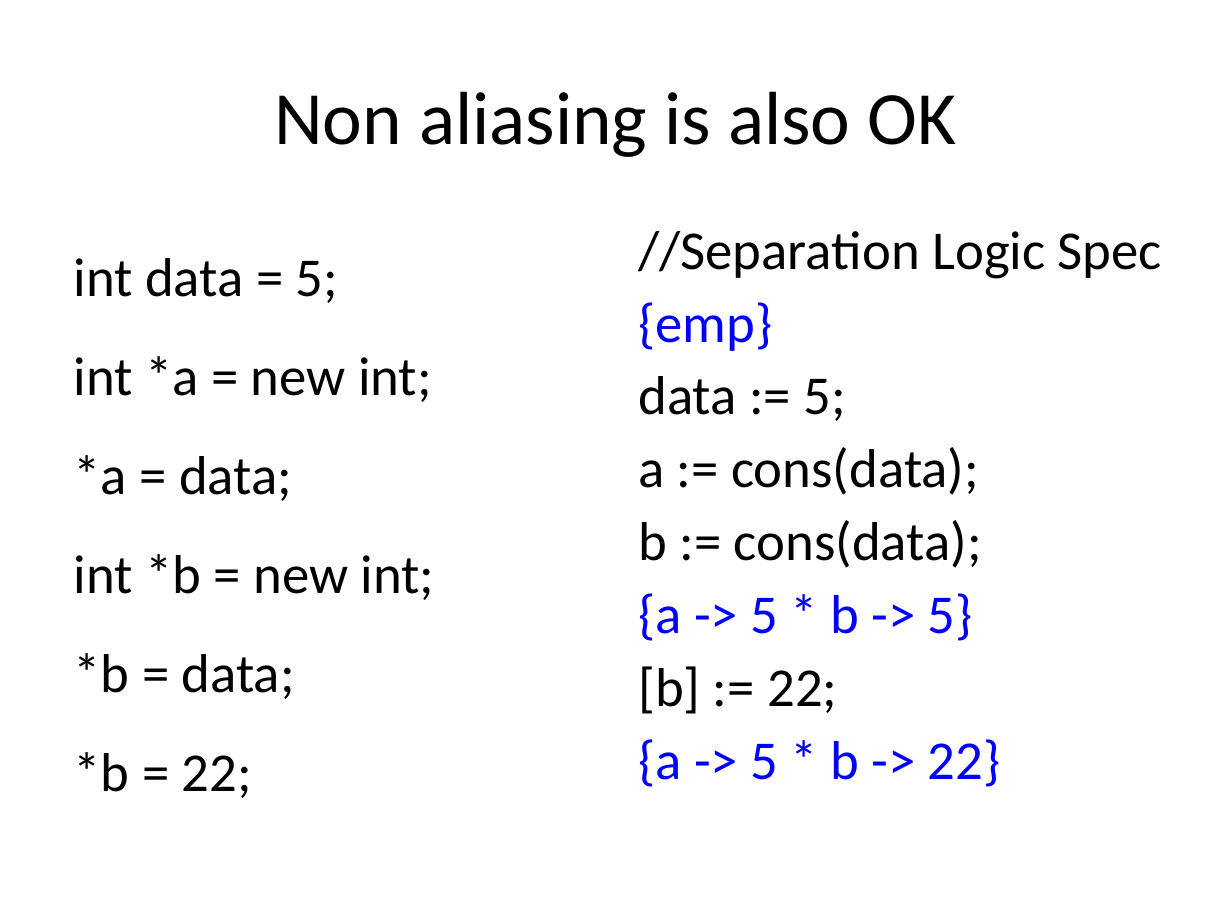
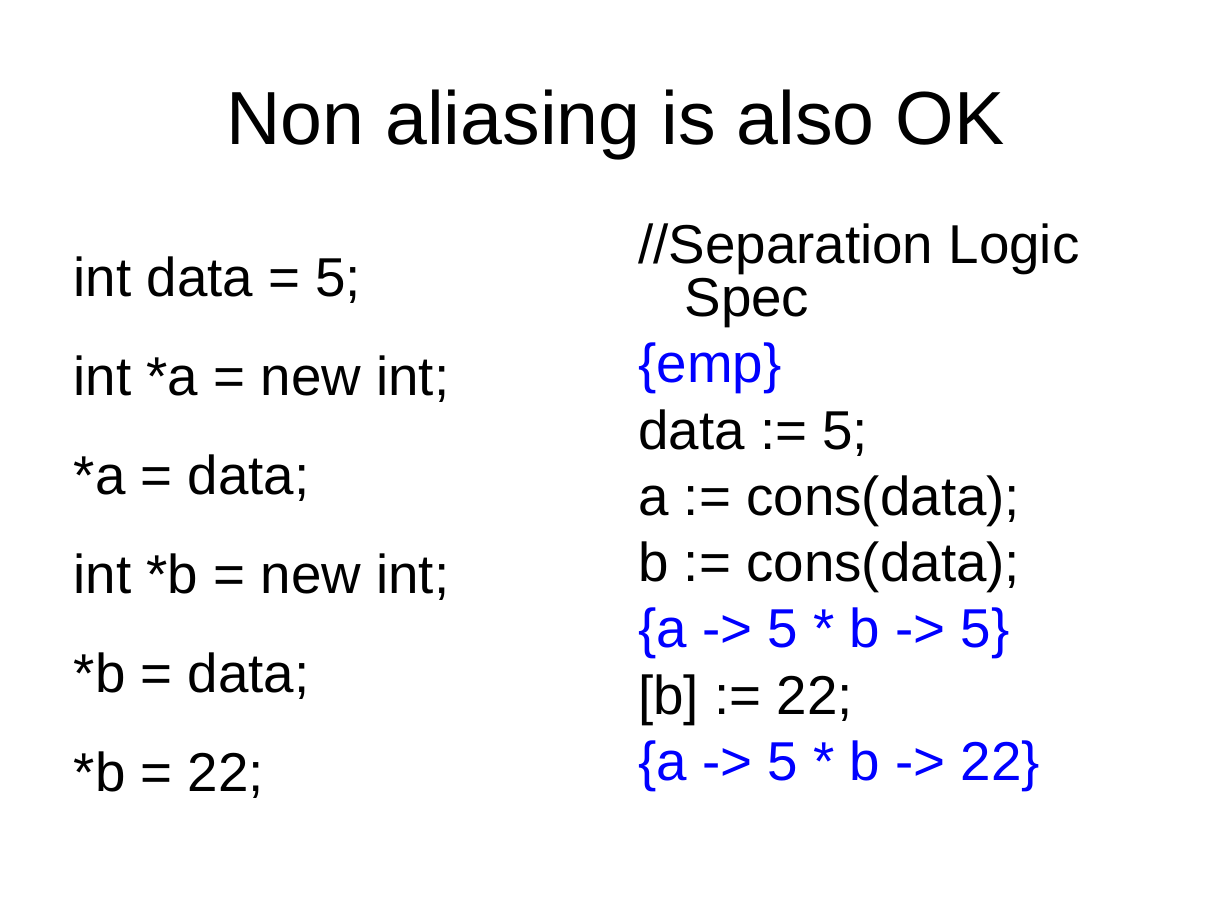
Before and after one commit to xiaohe27/Papers4Courses, a slide deck: slide 17 of FM/presentations/Overview of Separation Logic.ppt. Drawn at 1232x924 pixels with LibreOffice and Linux fonts; fonts in the diff are those of the drawing. Boxes give left, top, right and bottom in pixels: in the first picture for what was removed or moved away, otherwise in the second. Text is boxed around its words. In the diff, an @@ line names an element or a change of style, - is before the commit and + after.

```diff
--- a/FM/presentations/Overview of Separation Logic.ppt
+++ b/FM/presentations/Overview of Separation Logic.ppt
@@ title "Non aliasing is also OK" at (226,89,1005,158): font Calibri to Arial @@
@@ text "int data = 5;" at (74,256,449,798): font Calibri to Arial; indent changed @@
@@ text "//Separation Logic Spec" at (638,223,1080,790): font Calibri to Arial; indent changed; line spacing 0.9 to 0.8 @@
```
Also in this commit, not shown: 19 other slides changed.
